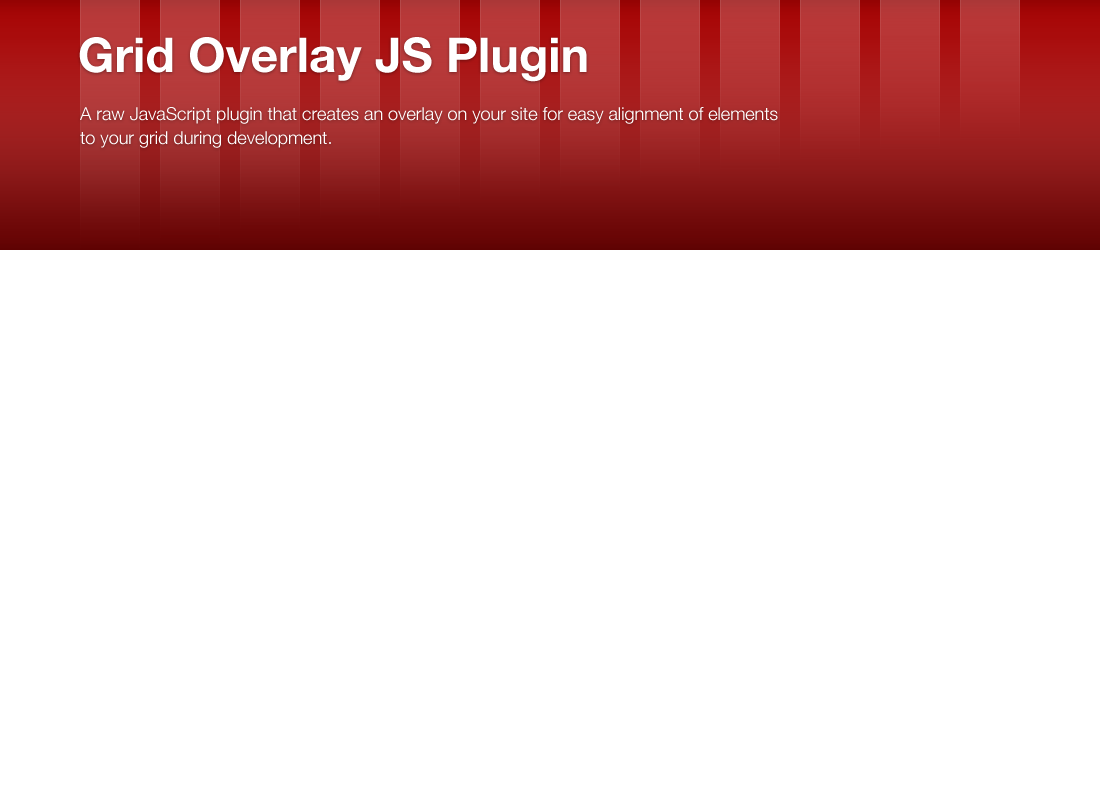
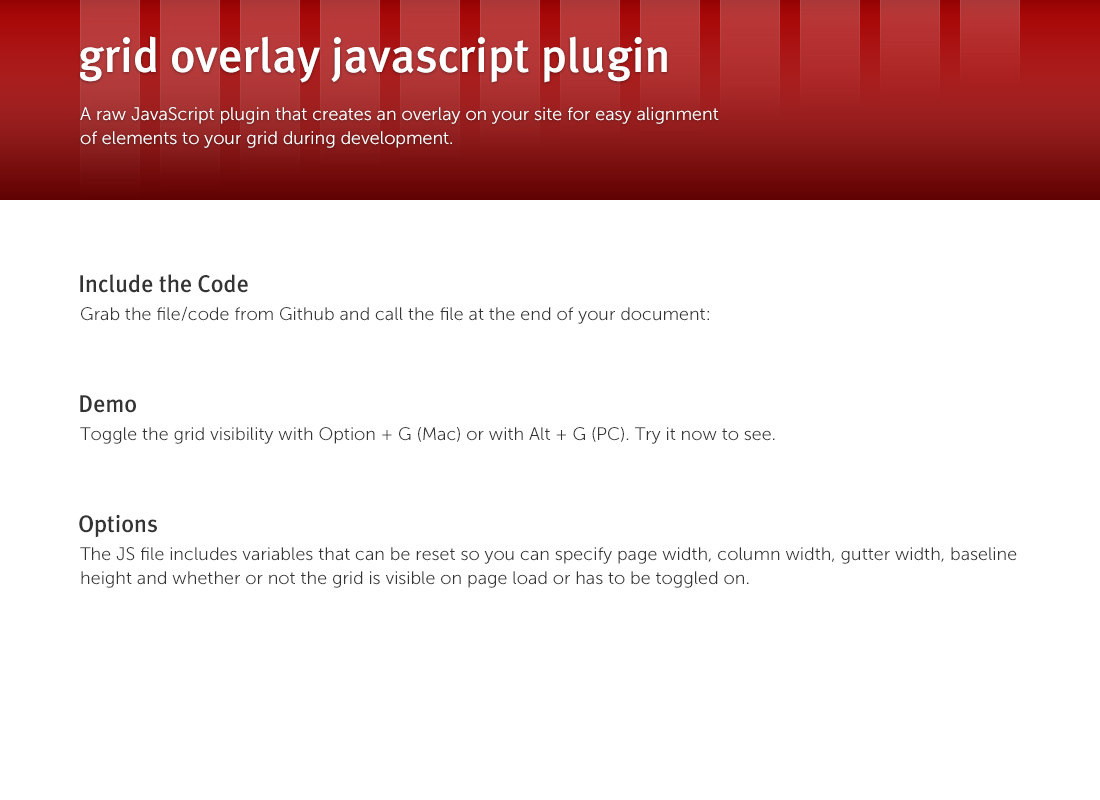
Revision of a layered 1100x800 image; what changed, layer by layer:
renamed "Grid Overlay JS Plugin" to "grid overlay javascript plugin", painted on it over [79, 36, 667, 83]
painted on "A raw JavaScript plugin that creates an overlay on your site fo" over [80, 107, 778, 148]
added layer "Include the Code" above "Grab the file/code from Github and call the file at the end of" over [80, 274, 248, 293]
added layer "Grab the file/code from Github and call the file at the end of" above "Demo" over [81, 306, 709, 324]
added layer "Demo" above "Toggle the grid visibility with Option + G (Mac) or with Alt +" over [80, 395, 136, 413]
added layer "Toggle the grid visibility with Option + G (Mac) or with Alt +" above "Options" over [80, 427, 775, 444]
added layer "Options" above "The JS file includes variables that can be reset so you can spe" over [79, 514, 157, 538]
added layer "The JS file includes variables that can be reset so you can spe" above "screen-span" over [80, 547, 1017, 588]
painted on "Shape 1", masked it over [80, 35, 140, 249]
painted on "Shape 1 copy", masked it over [160, 35, 220, 239]
painted on "Shape 1 copy 2", masked it over [240, 35, 300, 229]
painted on "Shape 1 copy 3", masked it over [320, 36, 380, 219]
painted on "Shape 1 copy 4", masked it over [400, 35, 460, 209]
painted on "Shape 1 copy 5", masked it over [480, 29, 540, 199]
painted on "Shape 1 copy 6", masked it over [560, 28, 620, 189]
painted on "Shape 1 copy 7", masked it over [640, 27, 700, 179]
painted on "Shape 1 copy 8", masked it over [720, 17, 780, 169]
painted on "Shape 1 copy 9", masked it over [800, 15, 860, 159]
painted on "Shape 1 copy 10", masked it over [880, 15, 940, 149]
painted on "Shape 1 copy 11", masked it over [960, 13, 1020, 139]
painted on "Shape 1 copy 12", masked it over [0, 13, 1100, 250]
